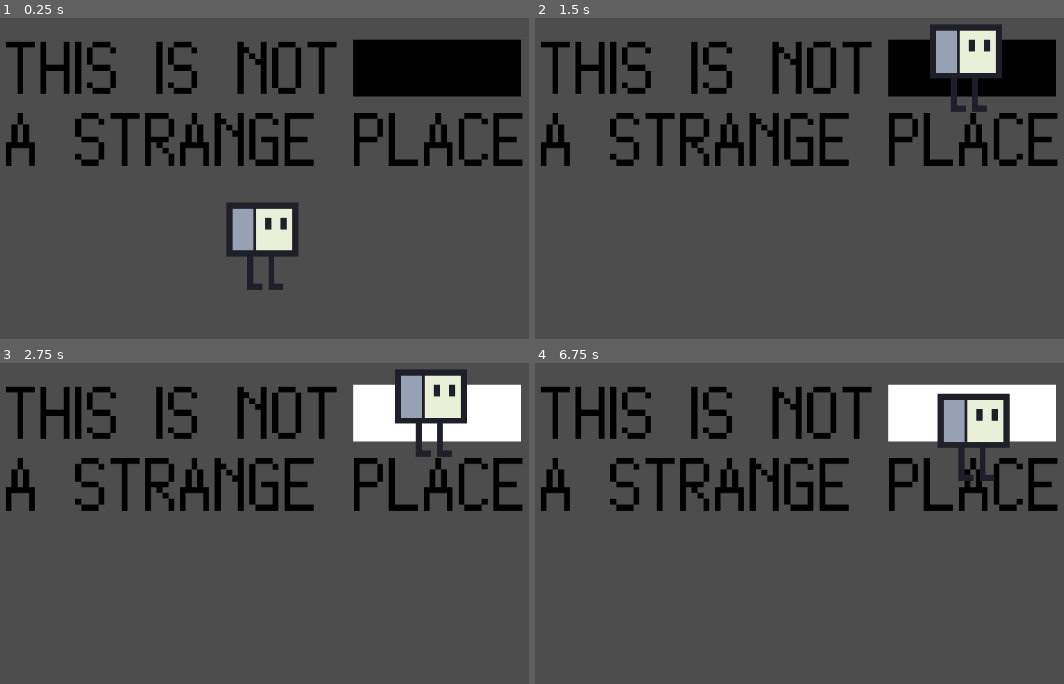
Above: before the commit, frames 1-4 (two rows, left to right).
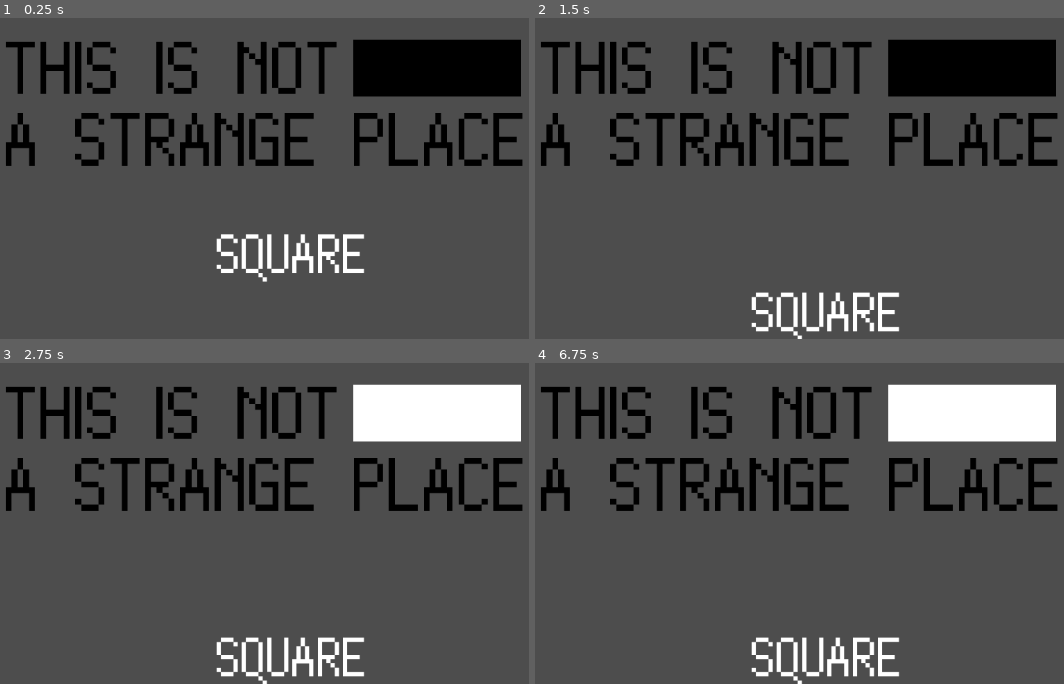
Above: after the commit, the same moments.

Repository: napstyy/This-Is-Not-A-Strange-Place
Game: Godot game, scene res://scenes/WordRoom.tscn
The game is run twice, just before and just after one commit, with the same random seed, the same clock (stepped at 60 frames per second) and the same inputs. This scene is started directly instead of the project's main scene.
Inputs (mouse positions are in pixels of both pictures, inside the frame that each line leads up to):
- Up to frame 1 (0.25 s): no input
- Up to frame 2 (1.5 s): drag from (794, 294) to (968, 69) at 0.52 s; tap Enter at 1.25 s; drag from (640, 136) to (968, 69) at 1.27 s
- Up to frame 3 (2.75 s): tap Space at 2 s; move the mouse to (outside the picture) at 2.02 s; click (outside the picture) at 2.17 s
- Up to frame 4 (6.75 s): tap Enter at 2.75, 5 s; drag from (757, 549) to (561, 391) at 2.77 s; tap Space at 3.5, 5.75 s; move the mouse to (1037, 526) at 3.52 s; click (1037, 526) at 3.67 s; drag from (561, 391) to (968, 414) at 4.27 s; move the mouse to (841, 459) at 5.02 s; click (841, 459) at 5.17 s; drag from (outside the picture) to (640, 481) at 5.77 s; move the mouse to (974, 436) at 6.52 s; click (974, 436) at 6.67 s

The runs differ from the first frame. In frame 1, 3.5% of the frame differs, in the area x 40-69%, y 57-85%; in frame 2, 4.0%; in frame 3, 4.1%; in frame 4, 4.1%, in the area x 40-90%, y 9-100%.

Commit message:
Added Square and Circle Labels Prefabs

Diff:
--- /dev/null
+++ b/prefabs/CircleLabel.tscn
@@ -0,0 +1,25 @@
+[gd_scene format=3 uid="uid://bmtvb1qxn5h2w"]
+
+[ext_resource type="FontFile" uid="uid://d3cf40f66420h" path="res://assets/fonts/Pix32.ttf" id="1_43r68"]
+
+[sub_resource type="RectangleShape2D" id="RectangleShape2D_svafy"]
+size = Vector2(215, 70)
+
+[sub_resource type="LabelSettings" id="LabelSettings_7wd0t"]
+font = ExtResource("1_43r68")
+font_size = 73
+
+[node name="RigidBody2D" type="RigidBody2D" unique_id=2070540883]
+
+[node name="CollisionShape2D" type="CollisionShape2D" parent="." unique_id=794037456]
+position = Vector2(0.5, 0)
+shape = SubResource("RectangleShape2D_svafy")
+
+[node name="Label" type="Label" parent="." unique_id=1464385172]
+offset_left = -90.0
+offset_top = -50.0
+offset_right = 129.0
+offset_bottom = 24.0
+text = "CIRCLE"
+label_settings = SubResource("LabelSettings_7wd0t")
+metadata/_edit_use_anchors_ = true
--- /dev/null
+++ b/prefabs/SquareLabel.gd
@@ -0,0 +1,79 @@
+extends RigidBody2D
+
+# --- Config ---
+@export var pick_radius := 48.0   # fallback distance in pixels for click pickup
+
+# --- State ---
+var is_held := false
+var snap_target = null  # nullable Vector2
+
+@onready var col_shape := $CollisionShape2D
+
+func _ready():
+	sleeping = false  # physics active by default
+
+# Primary pick path: works if CollisionShape2D Input Pickable is ON
+func _input_event(viewport, event, shape_idx):
+	if event is InputEventMouseButton and event.button_index == MOUSE_BUTTON_LEFT and event.pressed:
+		_pick_up()
+
+# Fallback pick path: runs even if another collision is blocking _input_event
+func _unhandled_input(event):
+	if event is InputEventMouseButton and event.button_index == MOUSE_BUTTON_LEFT and event.pressed:
+		if is_held:
+			return
+		var mp = get_global_mouse_position()
+		if mp.distance_to(global_position) <= pick_radius:
+			_pick_up()
+
+# Release anywhere -> drop and snap if snap_target exists
+func _input(event):
+	if event is InputEventMouseButton and event.button_index == MOUSE_BUTTON_LEFT and not event.pressed:
+		if is_held:
+			_release()
+
+func _physics_process(delta):
+	if is_held:
+		# follow mouse
+		global_position = get_global_mouse_position()
+		linear_velocity = Vector2.ZERO
+		angular_velocity = 0
+		sleeping = true
+	elif snap_target != null:
+		# keep snapped position frozen
+		global_position = snap_target
+		linear_velocity = Vector2.ZERO
+		angular_velocity = 0
+		sleeping = true
+
+# --- Pick up ---
+func _pick_up():
+	is_held = true
+	sleeping = true
+	linear_velocity = Vector2.ZERO
+	angular_velocity = 0
+	# clear snap so it moves freely
+	snap_target = null
+
+# --- Release ---
+func _release():
+	is_held = false
+	if snap_target != null:
+		# stay snapped and frozen
+		global_position = snap_target
+		linear_velocity = Vector2.ZERO
+		angular_velocity = 0
+		sleeping = true
+	else:
+		# physics resumes
+		sleeping = false
+
+# --- API used by Area2D slot ---
+func set_snap_target(center):
+	snap_target = center
+
+func clear_snap_target():
+	snap_target = null
+
+func is_currently_held() -> bool:
+	return is_held
--- /dev/null
+++ b/prefabs/SquareLabel.tscn
@@ -0,0 +1,27 @@
+[gd_scene format=3 uid="uid://eq7mpa0cxyro"]
+
+[ext_resource type="FontFile" uid="uid://d3cf40f66420h" path="res://assets/fonts/Pix32.ttf" id="1_8l3rp"]
+[ext_resource type="Script" uid="uid://csn48whq70jw3" path="res://prefabs/SquareLabel.gd" id="1_o3b07"]
+
+[sub_resource type="RectangleShape2D" id="RectangleShape2D_svafy"]
+size = Vector2(215, 70)
+
+[sub_resource type="LabelSettings" id="LabelSettings_7wd0t"]
+font = ExtResource("1_8l3rp")
+font_size = 73
+
+[node name="RigidBody2D" type="RigidBody2D" unique_id=2070540883]
+script = ExtResource("1_o3b07")
+
+[node name="CollisionShape2D" type="CollisionShape2D" parent="." unique_id=794037456]
+position = Vector2(0.5, 0)
+shape = SubResource("RectangleShape2D_svafy")
+
+[node name="Label" type="Label" parent="." unique_id=1464385172]
+offset_left = -108.0
+offset_top = -50.0
+offset_right = 111.0
+offset_bottom = 24.0
+text = "SQUARE"
+label_settings = SubResource("LabelSettings_7wd0t")
+metadata/_edit_use_anchors_ = true
--- a/scenes/Slot.gd
+++ b/scenes/Slot.gd
@@ -1,22 +1,15 @@
 extends Area2D
 
 func _ready():
-	# connect signals (remove if you already connected via editor)
 	if not is_connected("body_entered", Callable(self, "_on_body_entered")):
 		connect("body_entered", Callable(self, "_on_body_entered"))
 	if not is_connected("body_exited", Callable(self, "_on_body_exited")):
 		connect("body_exited", Callable(self, "_on_body_exited"))
 
 func _on_body_entered(body):
-	# DEBUG: print who entered and what script/class it has
-	print_debug("[Slot] body_entered:", body.name, " class:", body.get_class(), " script:", body.get_script())
-	# call only if the body has the method (prevents the crash)
-	if body.has_method("set_snap_target"):
+	if body.has_method("set_snap_target") and body.has_method("is_currently_held") and body.call("is_currently_held"):
 		body.call("set_snap_target", global_position)
-	else:
-		push_warning("Entered body does not have set_snap_target(): " + str(body))
 
 func _on_body_exited(body):
-	print_debug("[Slot] body_exited:", body.name)
 	if body.has_method("clear_snap_target"):
 		body.call("clear_snap_target")
--- a/scenes/WordRoom.tscn
+++ b/scenes/WordRoom.tscn
@@ -2,7 +2,7 @@
 
 [ext_resource type="FontFile" uid="uid://d3cf40f66420h" path="res://assets/fonts/Pix32.ttf" id="1_y8rhd"]
 [ext_resource type="Script" uid="uid://nw3vuy2r8yoh" path="res://scripts/ColorSwap.gd" id="2_svafy"]
-[ext_resource type="PackedScene" uid="uid://br2jy4ris6au2" path="res://prefabs/CubeGuy.tscn" id="3_svafy"]
+[ext_resource type="PackedScene" uid="uid://eq7mpa0cxyro" path="res://prefabs/SquareLabel.tscn" id="4_7wd0t"]
 [ext_resource type="Script" uid="uid://3gaybbsgif2a" path="res://scenes/Slot.gd" id="4_75evl"]
 
 [sub_resource type="LabelSettings" id="LabelSettings_75evl"]
@@ -42,9 +42,6 @@
 wait_time = 2.0
 autostart = true
 
-[node name="CubeGuy" parent="." unique_id=929557763 instance=ExtResource("3_svafy")]
-position = Vector2(574.99994, 484.99997)
-
 [node name="Slot" type="Node2D" parent="." unique_id=578177613]
 position = Vector2(818, 257)
 
@@ -64,4 +61,5 @@
 [node name="CollisionShape2D" type="CollisionShape2D" parent="Area2D" unique_id=1811734576]
 shape = SubResource("CircleShape2D_svafy")
 
-[connection signal="body_entered" from="Area2D" to="CubeGuy" method="_on_area_2d_body_entered"]
+[node name="RigidBody2D" parent="." unique_id=2070540883 instance=ExtResource("4_7wd0t")]
+position = Vector2(615, 502)
--- a/scripts/SquareMovement.gd
+++ b/scripts/SquareMovement.gd
@@ -11,8 +11,7 @@
 var timer := 0.0
 
 var is_held := false
-var is_snapped := false
-var snap_target = null  # nullable
+var snap_target = null  # you can remove this line entirely if you want
 
 func _ready():
 	randomize()
@@ -21,10 +20,6 @@
 func _physics_process(delta):
 	if is_held:
 		global_position = get_global_mouse_position()
-		velocity = Vector2.ZERO
-		return
-
-	if is_snapped:
 		velocity = Vector2.ZERO
 		return
 
@@ -65,23 +60,9 @@
 func _input_event(viewport, event, shape_idx):
 	if event is InputEventMouseButton and event.pressed and event.button_index == MOUSE_BUTTON_LEFT:
 		is_held = true
-		is_snapped = false
 
-# release anywhere -> drop and snap (left button)
+# release anywhere -> drop (left button)
 func _input(event):
 	if event is InputEventMouseButton and event.button_index == MOUSE_BUTTON_LEFT and not event.pressed:
 		if is_held:
 			is_held = false
-			if snap_target != null:
-				global_position = snap_target
-				velocity = Vector2.ZERO
-				state = "idle"
-				is_snapped = true
-				# keep snap_target while overlapping area; Area clears on exit
-
-# --- helper methods required by Area2D ---
-func set_snap_target(center):
-	snap_target = center
-
-func clear_snap_target():
-	snap_target = null
Not shown, added: prefabs/SquareLabel.gd.uid
